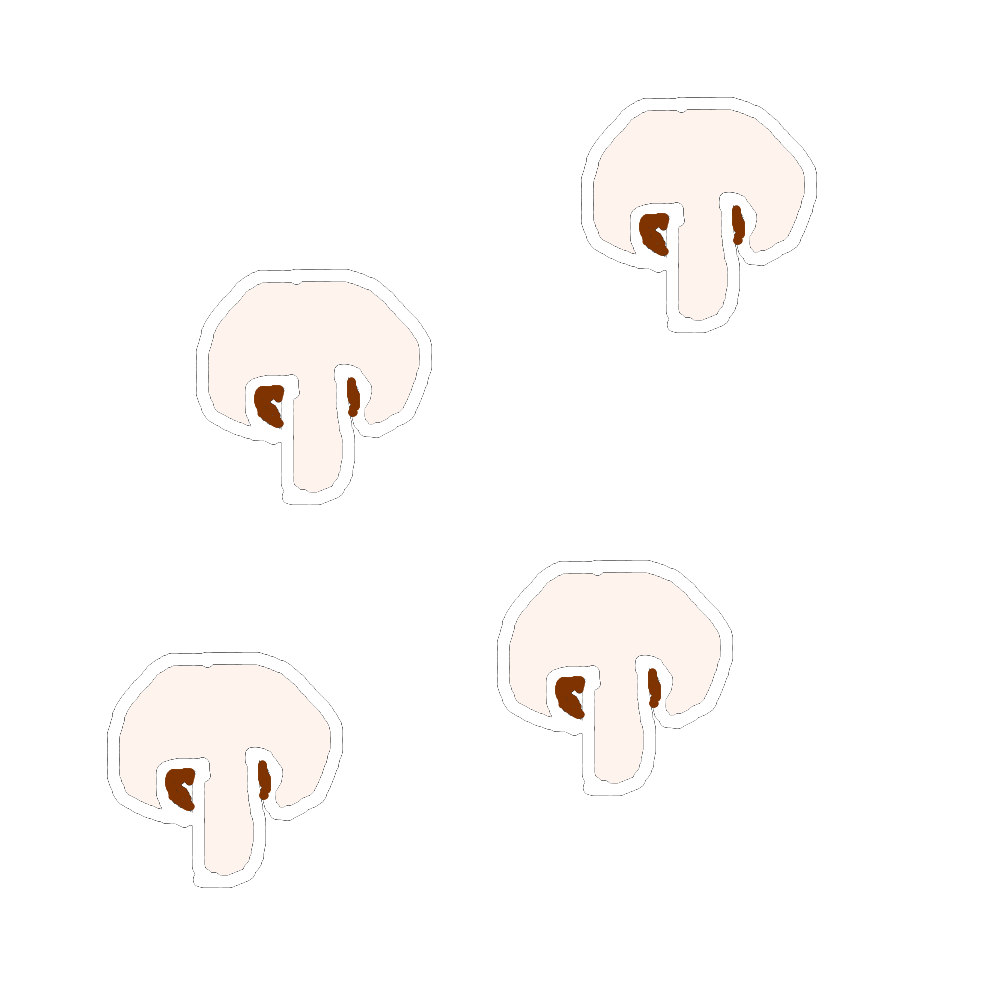
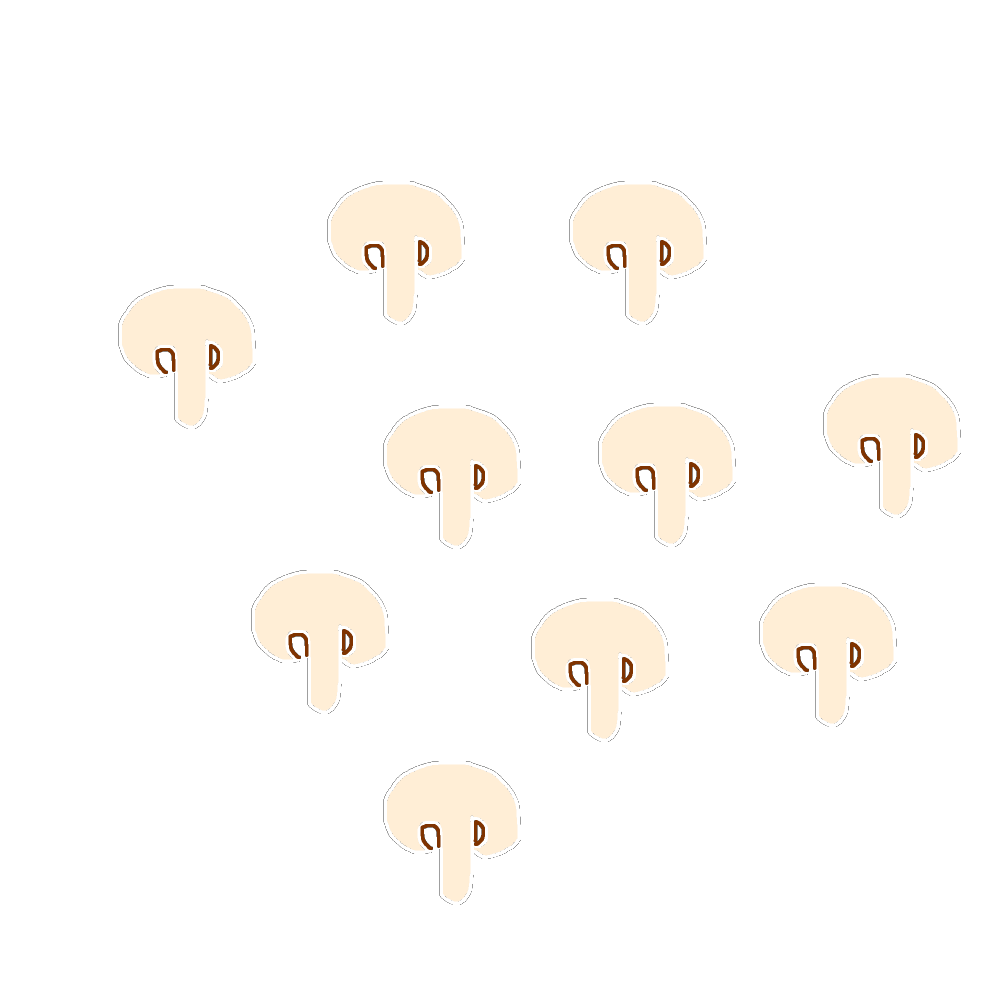
Layer changes from the first (1000, 1000) image to the second:
removed layer "Layer 14" over [196,269,432,505]
removed layer "Layer 4" over [107,97,817,888]
added layer "Layer 24" above "cooked_dough-large.png" over [118,181,961,905]
